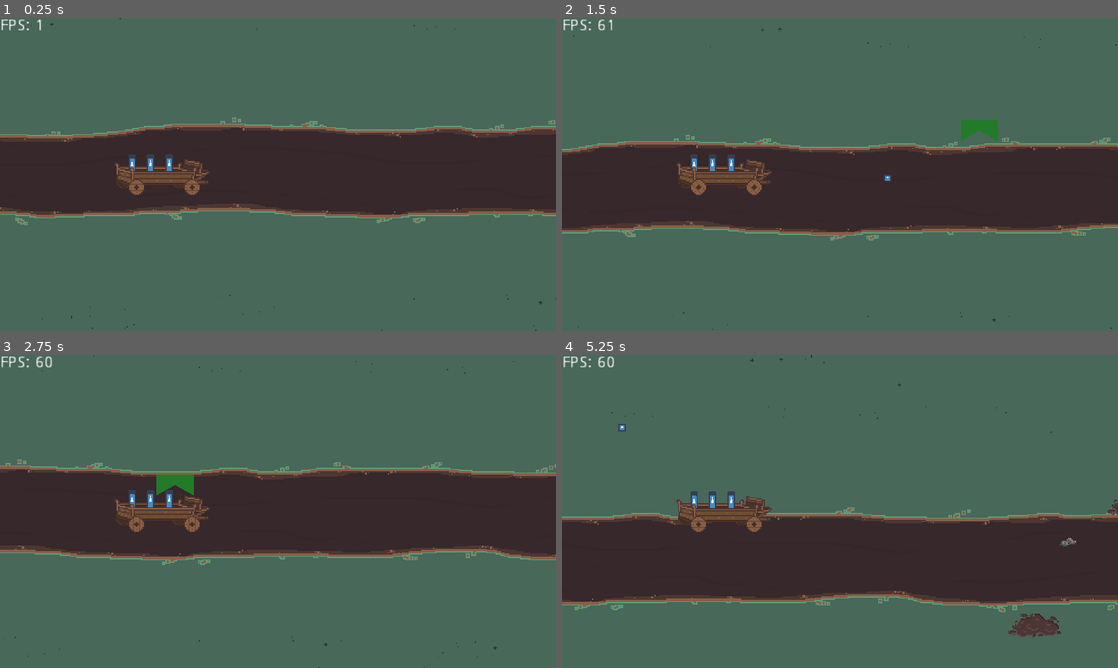
Above: before the commit, frames 1-4 (two rows, left to right).
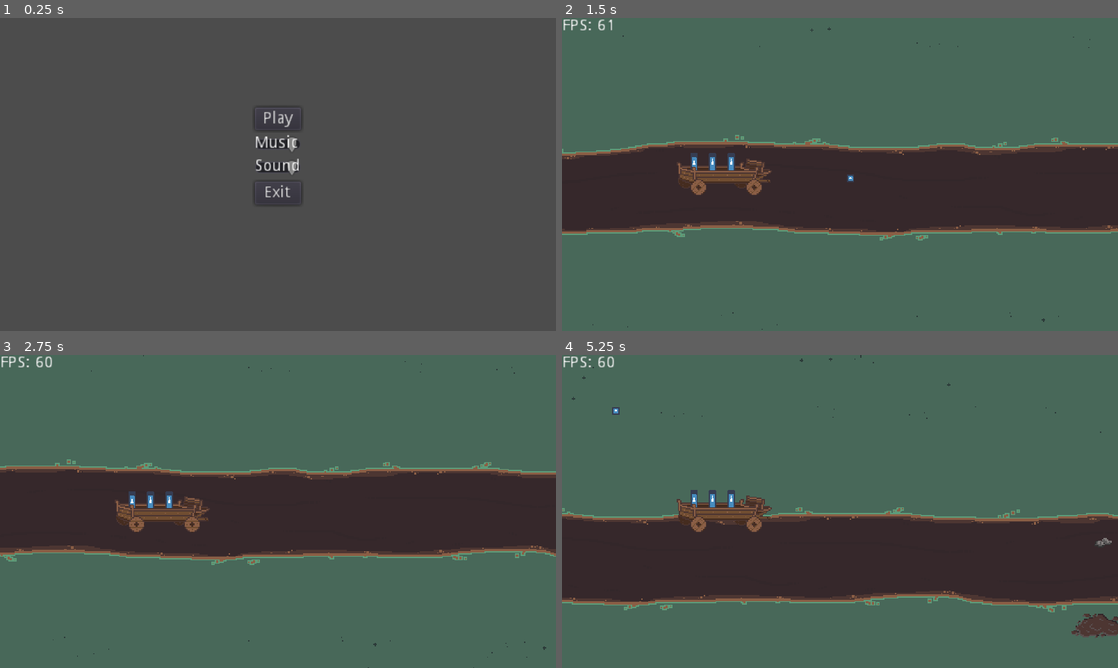
Above: after the commit, the same moments.

Repository: austingwatson/Delivery
Game: Godot game, scene res://scenes/Main.tscn
The game is run twice, just before and just after one commit, with the same random seed, the same clock (stepped at 60 frames per second) and the same inputs. The engine's default icon, where the game draws it, is replaced by a stand-in: a white triangle on a blue panel in a dark square.
Inputs (mouse positions are in pixels of both pictures, inside the frame that each line leads up to):
- Up to frame 1 (0.25 s): no input
- Up to frame 2 (1.5 s): click (840, 118) at 0.5 s, where only the run after the commit has a clickable "Play"; move the mouse to (962, 158) at 1.27 s; press the mouse at (962, 158) at 1.28 s; hold W (move_up) from 1.28 s (still down)
- Up to frame 3 (2.75 s): move the mouse to (166, 527) at 2.02 s; release W (move_up) at 2.03 s; release the mouse at (166, 527) at 2.03 s; hold S (move_down) from 2.03 s (still down); click (166, 527) at 2.1 s
- Up to frame 4 (5.25 s): move the mouse to (895, 442) at 2.77 s; release S (move_down) at 2.78 s; press the mouse at (895, 442) at 2.78 s; hold W (move_up) 2.78-4.28 s; move the mouse to (812, 574) at 3.52 s; release the mouse at (812, 574) at 3.53 s; click (812, 574) at 3.6 s; move the mouse to (1006, 558) at 4.27 s; press the mouse at (1006, 558) at 4.28 s; hold S (move_down) from 4.28 s (still down); move the mouse to (673, 464) at 5.02 s; release the mouse at (673, 464) at 5.03 s; click (673, 464) at 5.1 s

The runs differ from the first frame. In frame 1, 99% of the frame differs, in the area x 0-100%, y 0-100%; in frame 2, 4.3%; in frame 3, 4.3%; in frame 4, 4.7%.

Commit message:
added title screen, made mud streaks better, slowed down animation based on speed

Diff:
--- /dev/null
+++ b/default_bus_layout.tres
@@ -0,0 +1,15 @@
+[gd_resource type="AudioBusLayout" format=2]
+
+[resource]
+bus/1/name = "Music"
+bus/1/solo = false
+bus/1/mute = false
+bus/1/bypass_fx = false
+bus/1/volume_db = 0.0
+bus/1/send = "Master"
+bus/2/name = "Sound"
+bus/2/solo = false
+bus/2/mute = false
+bus/2/bypass_fx = false
+bus/2/volume_db = 0.0
+bus/2/send = "Master"
--- a/project.godot
+++ b/project.godot
@@ -33,6 +33,8 @@
 [autoload]
 
 Entities="*res://scenes/Entities.tscn"
+SceneManager="*res://scenes/SceneManager.tscn"
+SoundManager="*res://scripts/SoundManager.gd"
 
 [debug]
 
--- a/scenes/Entities.tscn
+++ b/scenes/Entities.tscn
@@ -1,16 +1,9 @@
-[gd_scene load_steps=4 format=2]
+[gd_scene load_steps=2 format=2]
 
-[ext_resource path="res://scenes/entity/Cart.tscn" type="PackedScene" id=1]
 [ext_resource path="res://scripts/Entities.gd" type="Script" id=2]
-[ext_resource path="res://scenes/entity/Goblin.tscn" type="PackedScene" id=3]
 
 [node name="Entities" type="Node2D"]
 script = ExtResource( 2 )
 
 [node name="YSort" type="YSort" parent="."]
 z_index = 2
-
-[node name="Cart" parent="YSort" instance=ExtResource( 1 )]
-
-[node name="Goblin" parent="YSort" instance=ExtResource( 3 )]
-position = Vector2( 480, -81 )
--- a/scenes/Main.tscn
+++ b/scenes/Main.tscn
@@ -1,7 +1,3 @@
-[gd_scene load_steps=2 format=2]
-
-[ext_resource path="res://scenes/TrailScene.tscn" type="PackedScene" id=2]
+[gd_scene format=2]
 
 [node name="Main" type="Node"]
-
-[node name="Game" parent="." instance=ExtResource( 2 )]
--- a/scenes/MenuScene.tscn
+++ b/scenes/MenuScene.tscn
@@ -1,3 +1,54 @@
-[gd_scene format=2]
+[gd_scene load_steps=2 format=2]
+
+[ext_resource path="res://scripts/MenuScene.gd" type="Script" id=1]
 
 [node name="MenuScene" type="Node"]
+script = ExtResource( 1 )
+
+[node name="VBoxContainer" type="VBoxContainer" parent="."]
+anchor_left = 0.5
+anchor_top = 0.5
+anchor_right = 0.5
+anchor_bottom = 0.5
+margin_left = -20.0
+margin_top = -58.0
+margin_right = 20.0
+margin_bottom = 58.0
+
+[node name="Play" type="Button" parent="VBoxContainer"]
+margin_right = 40.0
+margin_bottom = 20.0
+text = "Play"
+
+[node name="Music" type="HSlider" parent="VBoxContainer"]
+margin_top = 24.0
+margin_right = 40.0
+margin_bottom = 40.0
+value = 100.0
+
+[node name="Label" type="Label" parent="VBoxContainer/Music"]
+margin_right = 40.0
+margin_bottom = 14.0
+text = "Music"
+
+[node name="Sound" type="HSlider" parent="VBoxContainer"]
+margin_top = 44.0
+margin_right = 40.0
+margin_bottom = 60.0
+value = 100.0
+
+[node name="Label" type="Label" parent="VBoxContainer/Sound"]
+margin_right = 40.0
+margin_bottom = 14.0
+text = "Sound"
+
+[node name="Exit" type="Button" parent="VBoxContainer"]
+margin_top = 64.0
+margin_right = 40.0
+margin_bottom = 84.0
+text = "Exit"
+
+[connection signal="pressed" from="VBoxContainer/Play" to="." method="_on_Play_pressed"]
+[connection signal="value_changed" from="VBoxContainer/Music" to="." method="_on_Music_value_changed"]
+[connection signal="value_changed" from="VBoxContainer/Sound" to="." method="_on_Sound_value_changed"]
+[connection signal="pressed" from="VBoxContainer/Exit" to="." method="_on_Exit_pressed"]
--- a/scenes/TrailScene.tscn
+++ b/scenes/TrailScene.tscn
@@ -1,9 +1,11 @@
-[gd_scene load_steps=3 format=2]
+[gd_scene load_steps=4 format=2]
 
 [ext_resource path="res://scenes/environment/World.tscn" type="PackedScene" id=1]
 [ext_resource path="res://scenes/hud/HUD.tscn" type="PackedScene" id=2]
+[ext_resource path="res://scripts/TrailScene.gd" type="Script" id=3]
 
 [node name="TrailScene" type="Node"]
+script = ExtResource( 3 )
 
 [node name="World" parent="." instance=ExtResource( 1 )]
 
--- a/scenes/entity/Cart.tscn
+++ b/scenes/entity/Cart.tscn
@@ -222,16 +222,16 @@
 [node name="MudSplats" type="Node2D" parent="."]
 
 [node name="MudSplat" parent="MudSplats" instance=ExtResource( 8 )]
-position = Vector2( 26, 11 )
+position = Vector2( 26, 17 )
 
 [node name="MudSplat2" parent="MudSplats" instance=ExtResource( 8 )]
-position = Vector2( -33, 5 )
+position = Vector2( -33, 11 )
 
 [node name="MudSplat3" parent="MudSplats" instance=ExtResource( 8 )]
-position = Vector2( 15, 5 )
+position = Vector2( 15, 11 )
 
 [node name="MudSplat4" parent="MudSplats" instance=ExtResource( 8 )]
-position = Vector2( -22, 11 )
+position = Vector2( -22, 17 )
 
 [node name="Sprites" type="Node2D" parent="."]
 material = SubResource( 8 )
--- a/scenes/environment/MudSplat.tscn
+++ b/scenes/environment/MudSplat.tscn
@@ -3,7 +3,7 @@
 [ext_resource path="res://scripts/environment/MudSplat.gd" type="Script" id=1]
 
 [sub_resource type="CircleShape2D" id=1]
-radius = 7.0
+radius = 1.0
 
 [node name="MudSplat" type="Area2D"]
 collision_layer = 32
--- a/scripts/Entities.gd
+++ b/scripts/Entities.gd
@@ -3,10 +3,17 @@
 const goblin_scene = preload("res://scenes/entity/Goblin.tscn")
 
 onready var y_sort = $YSort
-onready var cart = $YSort/Cart
+var cart = preload("res://scenes/entity/Cart.tscn").instance()
 
 
 func restart():
+	for child in y_sort.get_children():
+		if child == cart:
+			y_sort.remove_child(child)
+		else:
+			child.queue_free()
+
+	y_sort.add_child(cart)
 	cart.position = Vector2(0, 0)
 
 
--- /dev/null
+++ b/scripts/MenuScene.gd
@@ -0,0 +1,32 @@
+extends Node
+
+var music_started = false
+
+
+func _input(_event):
+	if not music_started:
+		music_started = true
+
+
+func _on_Play_pressed():
+	SceneManager.change_scene("TrailScene")
+
+
+func _on_Music_value_changed(value):
+	AudioServer.set_bus_volume_db(SoundManager.music_db, value)
+	if value == -60:
+		AudioServer.set_bus_mute(SoundManager.music_db, true)
+	else:
+		AudioServer.set_bus_mute(SoundManager.music_db, false)
+
+
+func _on_Sound_value_changed(value):
+	AudioServer.set_bus_volume_db(SoundManager.sound_db, value)
+	if value == -60:
+		AudioServer.set_bus_mute(SoundManager.sound_db, true)
+	else:
+		AudioServer.set_bus_mute(SoundManager.sound_db, false)
+
+
+func _on_Exit_pressed():
+	get_tree().quit()
--- /dev/null
+++ b/scripts/SoundManager.gd
@@ -0,0 +1,9 @@
+extends Node
+
+var music_db = 0
+var sound_db = 0
+
+
+func _ready():
+	music_db = AudioServer.get_bus_index("Music")
+	sound_db = AudioServer.get_bus_index("Sound")
--- /dev/null
+++ b/scripts/TrailScene.gd
@@ -0,0 +1,5 @@
+extends Node
+
+
+func _ready():
+	Entities.restart()
--- a/scripts/entity/Cart.gd
+++ b/scripts/entity/Cart.gd
@@ -64,9 +64,13 @@
 	# check if out of trail bounds
 	if not on_trail:
 		velocity *= trail_slowdown
+		animation_player.playback_speed = 1 * trail_slowdown
 	# check if on mud
 	elif mud_count > 0:
 		velocity *= mud_slowdown
+		animation_player.playback_speed = 1 * mud_slowdown
+	else:
+		animation_player.playback_speed = 1
 
 	position += velocity * speed * delta
 
